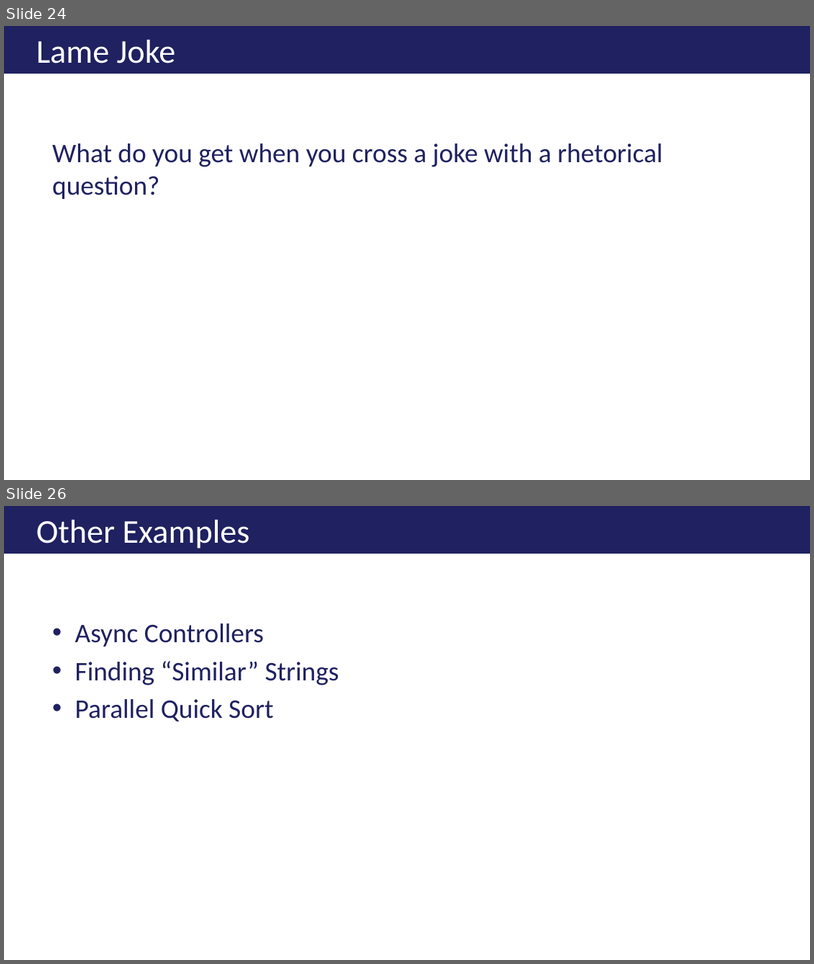
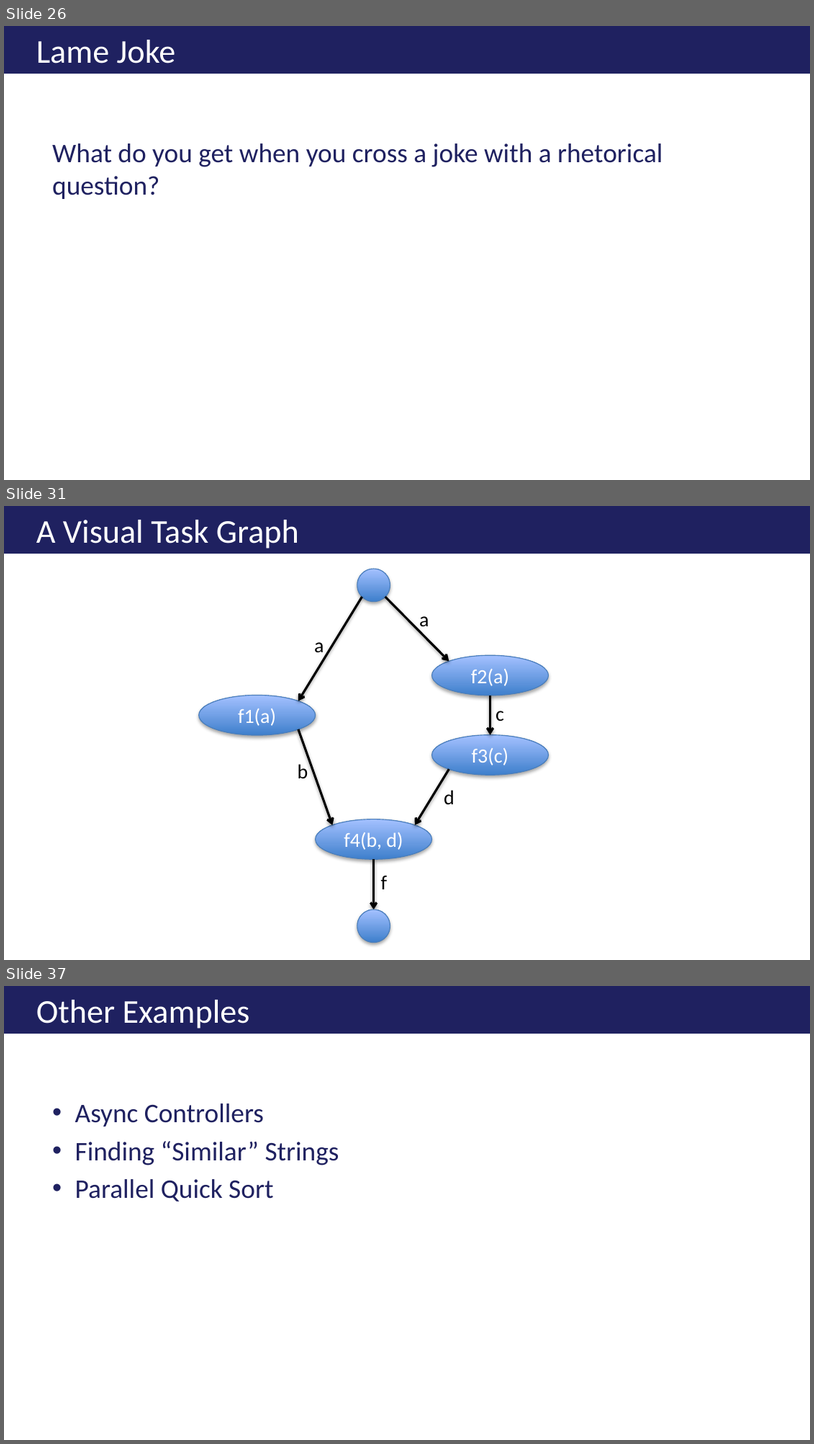
Before and after one commit to ericburcham/THasyINKnc, a slide deck: Presentation/THasINKync.pptx. Shown one above the other, each under a label of ours: slides 24 and 26 before the commit, slides 26, 31 and 37 after it; the slides between them are not shown. The pictures are 814x964 and 814x1444 pixels, drawn with LibreOffice and Linux fonts; fonts in the diff are those of the drawing; background and template pictures are left out. Boxes give left, top, right and bottom in pixels: in the first picture for what was removed or moved away, otherwise in the second. Text is boxed around its words. In the diff, an @@ line names an element or a change of style, - is before the commit and + after.

```diff
--- a/Presentation/THasINKync.pptx
+++ b/Presentation/THasINKync.pptx
@@ slide 31 added at (4, 506, 810, 960), background #FFFFFF @@
@@ title added at (4, 506, 810, 554), fill #1F2160, 29.7 pt, text #FFFFFF @@
+A Visual Task Graph
@@ ellipse added at (358, 569, 390, 602), fill gradient #3F80CE to #A4C4FF, outline #4B7EBC 0.75 pt @@
@@ arrow added from (362, 597) to (298, 701), #000000 2 pt @@
@@ arrow added from (386, 597) to (449, 661), #000000 2 pt @@
@@ text added at (419, 616, 429, 631), 18 pt, text #000000 @@
+a
@@ text added at (314, 642, 324, 652), 18 pt, text #000000 @@
+a
@@ ellipse added at (432, 655, 549, 695), fill gradient #3F80CE to #A4C4FF, outline #4B7EBC 0.75 pt, 18 pt, text #FFFFFF @@
+f2(a)
@@ ellipse added at (199, 695, 316, 735), fill gradient #3F80CE to #A4C4FF, outline #4B7EBC 0.75 pt, 18 pt, text #FFFFFF @@
+f1(a)
@@ arrow added from (490, 695) to (490, 735), #000000 2 pt @@
@@ text added at (496, 710, 504, 721), 18 pt, text #000000 @@
+c
@@ arrow added from (298, 729) to (332, 824), #000000 2 pt @@
@@ ellipse added at (432, 735, 549, 775), fill gradient #3F80CE to #A4C4FF, outline #4B7EBC 0.75 pt, 18 pt, text #FFFFFF @@
+f3(c)
@@ text added at (298, 764, 309, 779), 18 pt, text #000000 @@
+b
@@ arrow added from (449, 769) to (415, 824), #000000 2 pt @@
@@ text added at (444, 790, 455, 804), 18 pt, text #000000 @@
+d
@@ ellipse added at (315, 819, 432, 860), fill gradient #3F80CE to #A4C4FF, outline #4B7EBC 0.75 pt, 18 pt, text #FFFFFF @@
+f4(b, d)
@@ arrow added from (374, 860) to (374, 909), #000000 2 pt @@
@@ text added at (381, 875, 388, 889), 18 pt, text #000000 @@
+f
@@ ellipse added at (358, 909, 390, 942), fill gradient #3F80CE to #A4C4FF, outline #4B7EBC 0.75 pt @@
@@ what was slide 24 is now slide 26 @@
@@ what was slide 26 is now slide 37 @@
```
Also in this commit, not shown: 4 slides changed, 10 other slides added, 1 other file.
